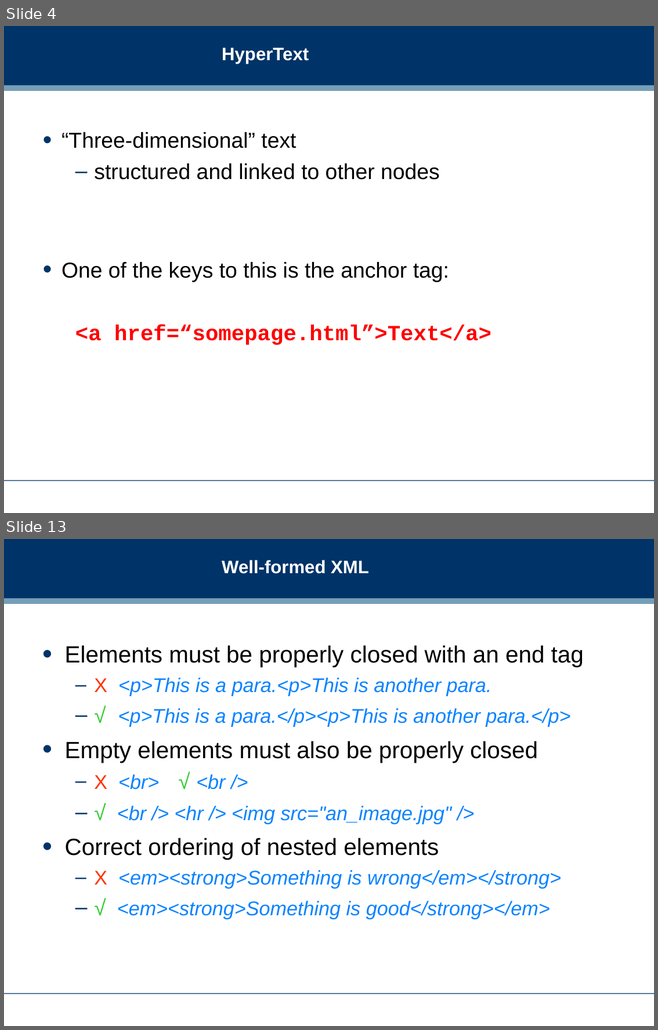
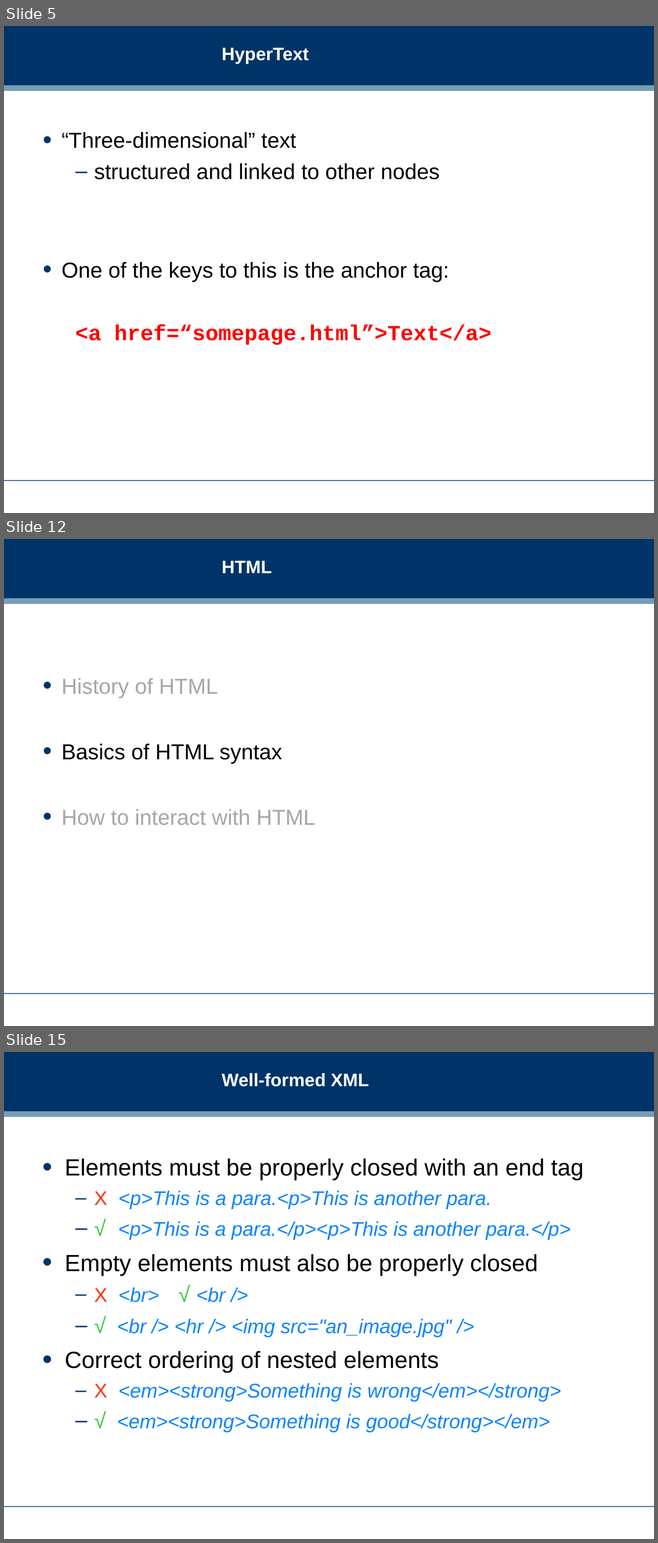
Before and after one commit to dreamind/ix, a slide deck: lectures/presenting-data/html.ppt. Shown one above the other, each under a label of ours: slides 4 and 13 before the commit, slides 5, 12 and 15 after it; the slides between them are not shown. The pictures are 658x1030 and 658x1543 pixels, drawn with LibreOffice and Linux fonts; fonts in the diff are those of the drawing; background and template pictures are left out. Boxes give left, top, right and bottom in pixels: in the first picture for what was removed or moved away, otherwise in the second. Text is boxed around its words. In the diff, an @@ line names an element or a change of style, - is before the commit and + after.

Commit message:
Updating HTML slides and landing page

```diff
--- a/lectures/presenting-data/html.ppt
+++ b/lectures/presenting-data/html.ppt
@@ slide 12 added at (4,539,654,1026), background #FFFFFF; not listed: 3 template elements that a slide beside it also shows @@
@@ title added at (221,560,271,573), 20 pt, text #FFFFFF, bold @@
+HTML
@@ text added at (61,678,315,825), 24 pt, text #A6A6A6 @@
+• History of HTML
+• Basics of HTML syntax
+• How to interact with HTML
@@ what was slide 4 is now slide 5 @@
@@ what was slide 13 is now slide 15 @@
```
Also in this commit, not shown: 10 slides changed, 5 other slides added, 3 slides removed, 1 other file.
